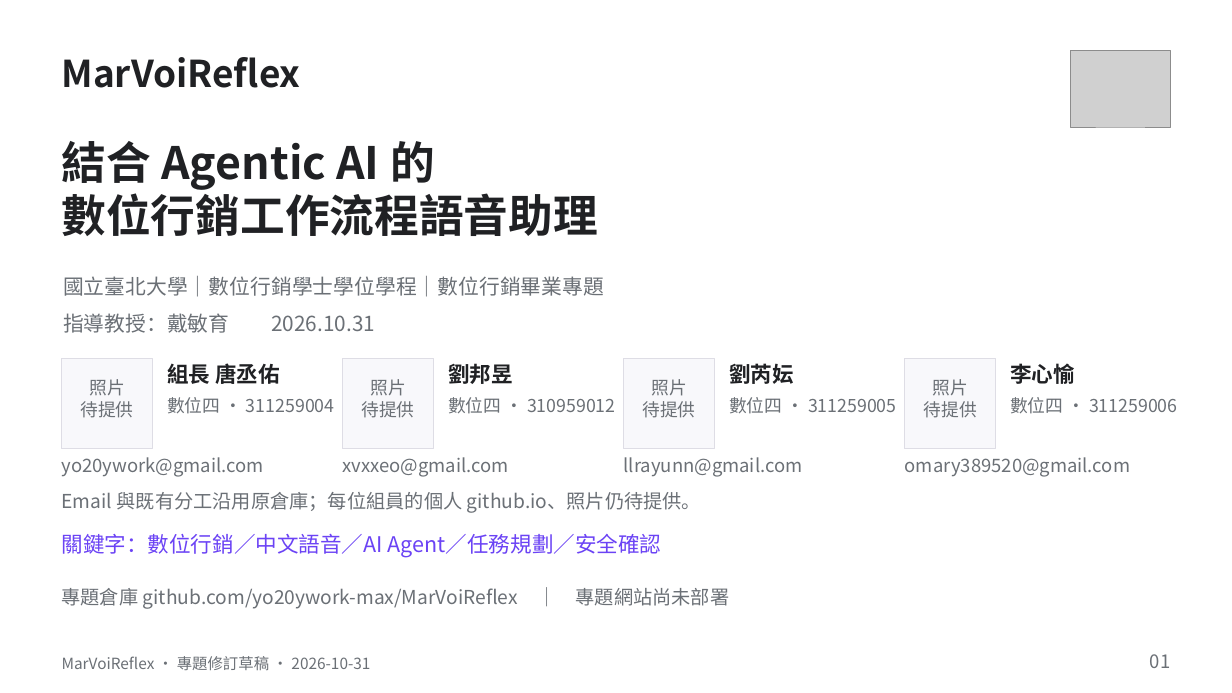
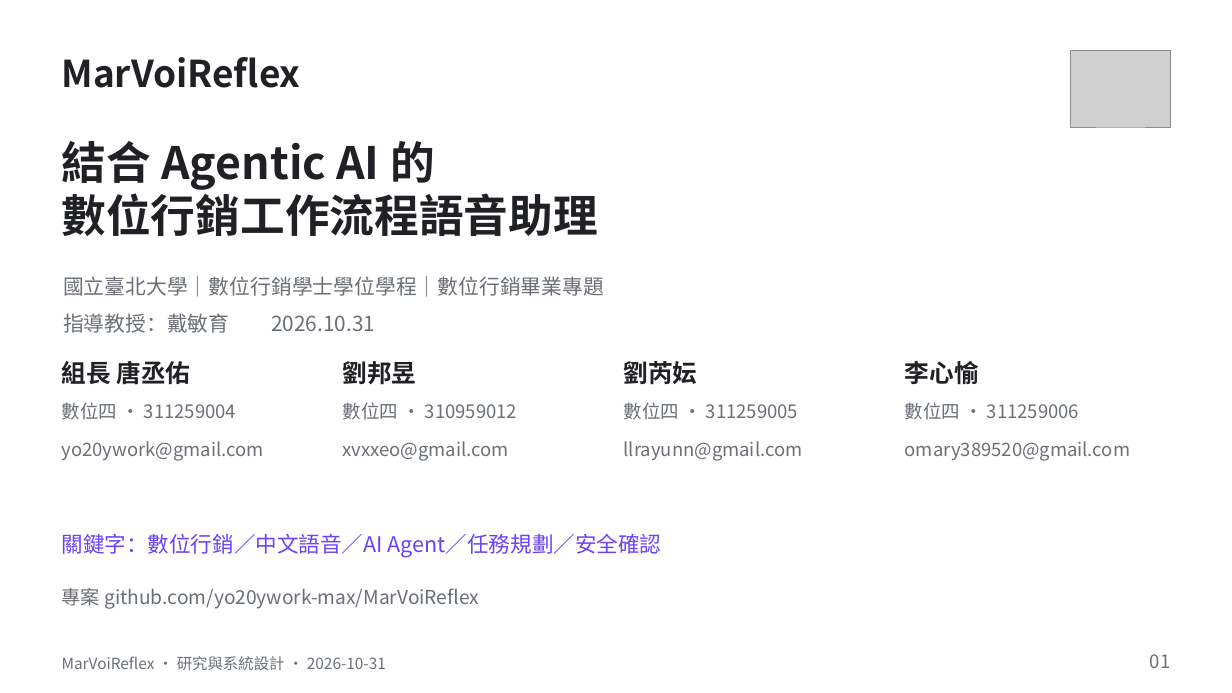
Before and after one commit to yo20ywork-max/MarVoiReflex, a slide deck: slide 1 of docs/presentation/MarVoiReflex-Revision-20261031.pptx. Drawn at 1232x693 pixels with LibreOffice and Linux fonts; fonts in the diff are those of the drawing; grey boxes stand for pictures. Boxes give left, top, right and bottom in pixels: in the first picture for what was removed or moved away, otherwise in the second. Text is boxed around its words. In the diff, an @@ line names an element or a change of style, - is before the commit and + after.

```diff
--- a/docs/presentation/MarVoiReflex-Revision-20261031.pptx
+++ b/docs/presentation/MarVoiReflex-Revision-20261031.pptx
@@ text "組長 唐丞佑": place and size @@
-text "組長 唐丞佑" at [167, 363, 280, 384]
+text "組長 唐丞佑" at [62, 361, 190, 385]
@@ rectangle removed at [61, 358, 152, 449] @@
@@ text "劉邦昱": place and size @@
-text "劉邦昱" at [448, 364, 513, 384]
+text "劉邦昱" at [343, 361, 417, 384]
@@ rectangle removed at [343, 358, 434, 449] @@
@@ text "劉芮妘": place and size @@
-text "劉芮妘" at [729, 363, 794, 384]
+text "劉芮妘" at [624, 361, 698, 385]
@@ rectangle removed at [624, 358, 715, 449] @@
@@ size 21 to 24 pt in 4 elements at [624, 361, 698, 385], [343, 361, 417, 384], [62, 361, 190, 385], [905, 361, 979, 385] @@
@@ text "李心愉": place and size @@
-text "李心愉" at [1010, 363, 1075, 384]
+text "李心愉" at [905, 361, 979, 385]
@@ rectangle removed at [905, 358, 996, 449] @@
@@ text removed at [80, 379, 133, 418] @@
-照片
-待提供
@@ text removed at [361, 379, 414, 418] @@
-照片
-待提供
@@ text removed at [643, 379, 696, 418] @@
-照片
-待提供
@@ text removed at [924, 379, 977, 418] @@
-照片
-待提供
@@ text "數位四 · 311259004": place and size @@
-text "數位四 · 311259004" at [167, 397, 335, 414]
+text "數位四 · 311259004" at [62, 402, 236, 420]
@@ text "數位四 · 311259004" at [62, 402, 236, 420]: size 17.2 to 18 pt @@
@@ text at [343, 402, 517, 420]: text changed; size 17.2 to 18 pt @@
-數位四 · 311259005
+數位四 · 310959012
@@ text at [624, 402, 798, 420]: text changed; size 17.2 to 18 pt @@
-數位四 · 310959012
+數位四 · 311259005
@@ text "數位四 · 311259006" at [905, 402, 1079, 420]: size 17.2 to 18 pt @@
@@ text "數位四 · 311259006": place and size @@
-text "數位四 · 311259006" at [1010, 397, 1178, 414]
+text "數位四 · 311259006" at [905, 402, 1079, 420]
@@ 4 texts: place and size @@
-4 texts at [62, 457, 1130, 477]
+4 texts at [62, 441, 1130, 461]
@@ text removed at [62, 492, 701, 513] @@
-Email 與既有分工沿用原倉庫；每位組員的個人 github.io、照片仍待提供。
@@ text at [62, 588, 479, 609]: text changed @@
-專題倉庫 github.com/yo20ywork-max/MarVoiReflex ｜ 專題網站尚未部署
+專案 github.com/yo20ywork-max/MarVoiReflex
@@ text at [62, 656, 386, 670]: text changed @@
-MarVoiReflex · 專題修訂草稿 · 2026-10-31
+MarVoiReflex · 研究與系統設計 · 2026-10-31
```
Also in this commit, not shown: 23 other slides changed, 36 other files.
